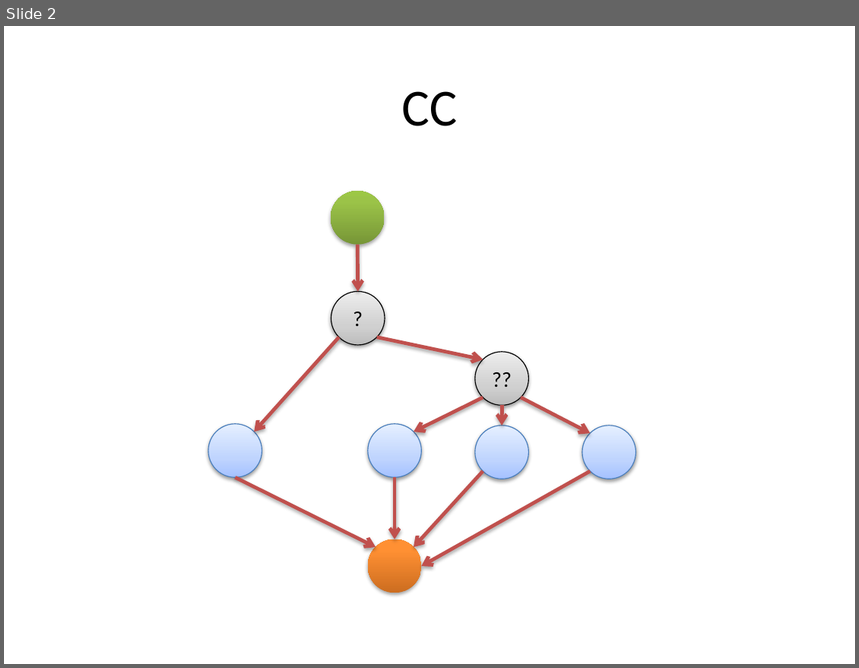
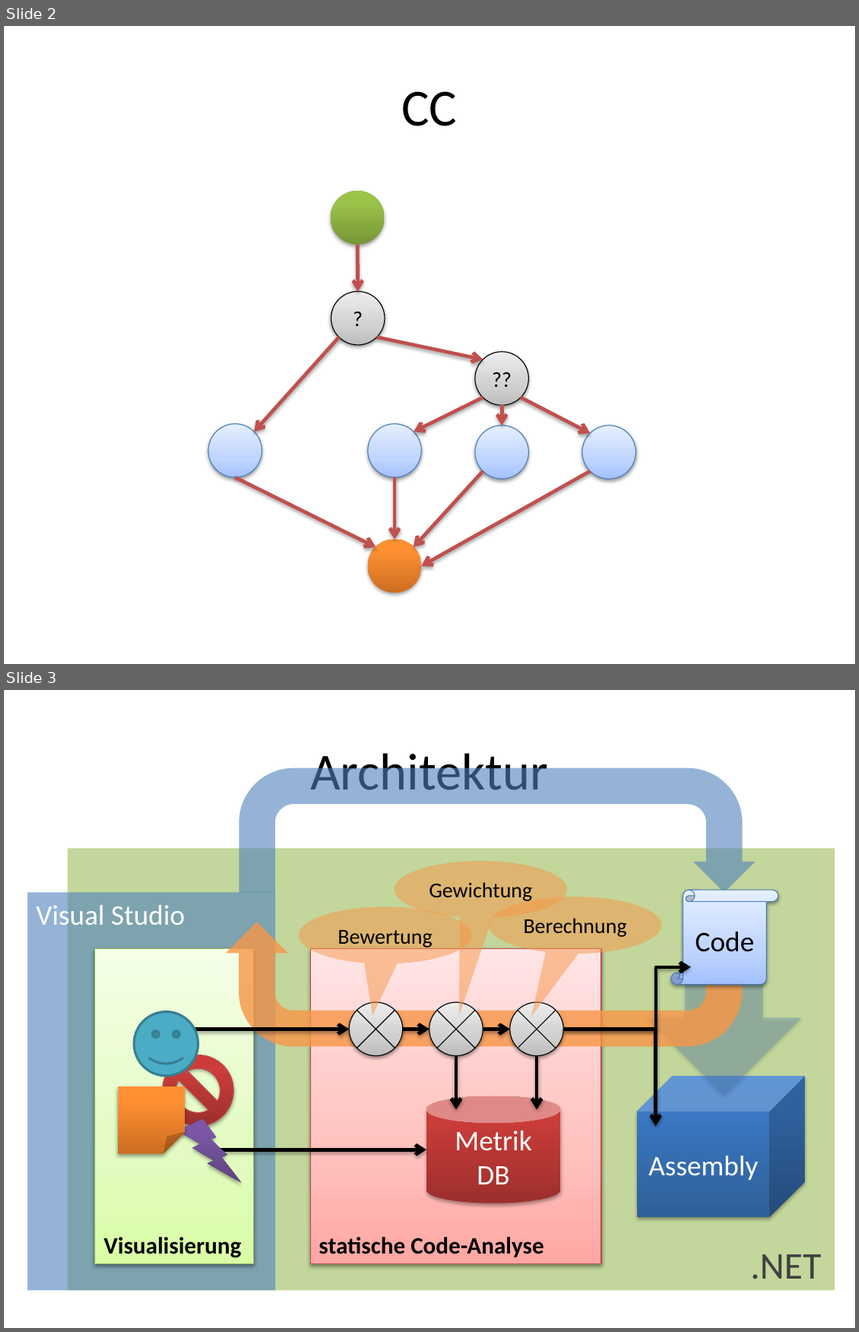
Before and after one commit to halllo/MTSS12, a slide deck: text/images/illustrations.pptx. Shown one above the other, each under a label of ours: slide 2 before the commit, slides 2 and 3 after it. The pictures are 859x668 and 859x1332 pixels, drawn with LibreOffice and Linux fonts; fonts in the diff are those of the drawing. Boxes give left, top, right and bottom in pixels: in the first picture for what was removed or moved away, otherwise in the second. Text is boxed around its words. In the diff, an @@ line names an element or a change of style, - is before the commit and + after.

```diff
--- a/text/images/illustrations.pptx
+++ b/text/images/illustrations.pptx
@@ slide 3 added at (x1=4, y1=690, x2=855, y2=1328), background #FFFFFF @@
@@ title added at (x1=310, y1=746, x2=548, y2=790), 44 pt, text #000000 @@
+Architektur
@@ uturn arrow added at (x1=239, y1=768, x2=756, y2=893), fill #4F81BD at 60% opacity @@
@@ rectangle added at (x1=68, y1=848, x2=835, y2=1291), fill #9BBB59 at 60% opacity @@
@@ speech bubble added at (x1=395, y1=861, x2=567, y2=918), fill #F79646 at 50% opacity, 18 pt, text #000000 @@
+Gewichtung
@@ rectangle added at (x1=28, y1=893, x2=275, y2=1291), fill #4F81BD at 60% opacity @@
@@ vertical scroll added at (x1=671, y1=890, x2=778, y2=985), fill gradient #A4C4FF to #BFD4FF to #E6EEFF, outline #4B7EBC 0.75 pt, 24 pt, text #000000 @@
+Code
@@ text added at (x1=36, y1=905, x2=185, y2=925), 24 pt, text #FFFFFF @@
+Visual Studio
@@ speech bubble added at (x1=299, y1=907, x2=471, y2=964), fill #F79646 at 50% opacity, 18 pt, text #000000 @@
+Bewertung
@@ speech bubble added at (x1=489, y1=897, x2=662, y2=954), fill #F79646 at 50% opacity, 18 pt, text #000000 @@
+Berechnung
@@ uturn arrow added at (x1=225, y1=923, x2=742, y2=1046), fill #F79646 at 80% opacity @@
@@ down arrow added at (x1=645, y1=923, x2=803, y2=1096), fill #4F81BD at 30% opacity @@
@@ rectangle added at (x1=95, y1=948, x2=254, y2=1264), fill gradient #DAFDA7 to #E4FCC2 to #F5FFE7, outline #98B955 0.75 pt @@
@@ rectangle added at (x1=310, y1=948, x2=601, y2=1264), fill gradient #FFA6A5 to #FFC0BF to #FFE7E7, outline #BF4C48 0.75 pt @@
@@ elbow arrow added from (563, 1030) to (691, 967), #000000 3 pt @@
@@ flow chart summing junction added at (x1=350, y1=1002, x2=403, y2=1056), fill gradient #BDBDBD to #D1D1D1 to #EEEEEE, outline #000000 0.75 pt @@
@@ flow chart summing junction added at (x1=430, y1=1002, x2=484, y2=1056), fill gradient #BDBDBD to #D1D1D1 to #EEEEEE, outline #000000 0.75 pt @@
@@ flow chart summing junction added at (x1=509, y1=1002, x2=563, y2=1056), fill gradient #BDBDBD to #D1D1D1 to #EEEEEE, outline #000000 0.75 pt @@
@@ arrow added from (171, 1030) to (350, 1030), #000000 3 pt @@
@@ arrow added from (403, 1030) to (430, 1030), #000000 3 pt @@
@@ arrow added from (484, 1030) to (509, 1030), #000000 3 pt @@
@@ elbow arrow added from (563, 1030) to (656, 1127), #000000 3 pt @@
@@ arrow added from (456, 1056) to (456, 1110), #000000 3 pt @@
@@ arrow added from (537, 1056) to (537, 1110), #000000 3 pt @@
@@ cube added at (x1=637, y1=1076, x2=805, y2=1217), fill gradient #2F5F99 to #3D7CC7 to #3A7CCB, 24 pt, text #FFFFFF @@
+Assembly
@@ group added at (x1=118, y1=1011, x2=241, y2=1182): 1 no-entry sign, 1 smiley face, 1 lightning bolt, 1 folded corner @@
@@ cylinder added at (x1=427, y1=1096, x2=560, y2=1203), fill gradient #9C2F2D to #CB3E3A to #CE3B37, 24 pt, text #FFFFFF @@
+Metrik
+DB
@@ arrow added from (204, 1150) to (427, 1150), #000000 3 pt @@
@@ text added at (x1=104, y1=1237, x2=241, y2=1258), 20 pt, text #000000, bold @@
+Visualisierung
@@ text added at (x1=319, y1=1237, x2=544, y2=1258), 20 pt, text #000000, bold @@
+statische Code-Analyse
@@ text added at (x1=750, y1=1255, x2=821, y2=1280), 32 pt, text #404040 @@
+.NET
```
Also in this commit, not shown: 1 other slide added, 5 other files.
